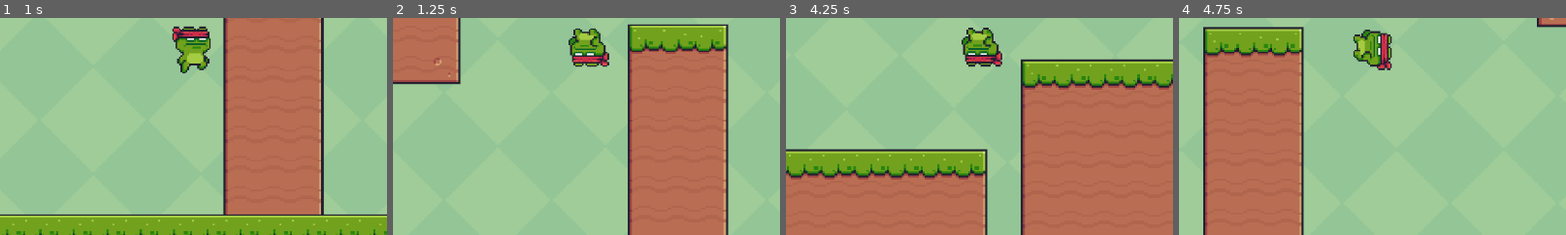
Above: before the commit, frames 1-4 (left to right).
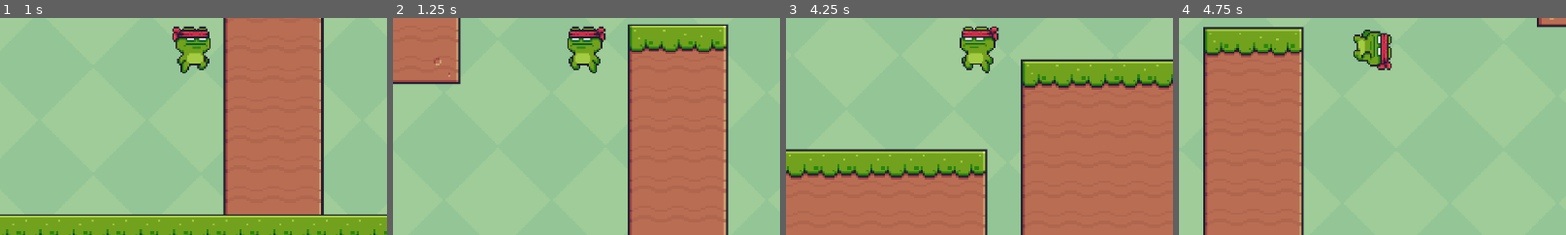
Above: after the commit, the same moments.

Repository: Yncy0/pixel-adventure-godot
Game: Godot game, scene res://main.tscn
The game is run twice, just before and just after one commit, with the same random seed, the same clock (stepped at 60 frames per second) and the same inputs.
Inputs:
- Up to frame 1 (1 s): hold D (right) from 0.53 s (still down); tap Space (jump) at 0.6, 0.77 s
- Up to frame 2 (1.25 s): keep holding D (right); tap Space (jump) at 1.07 s
- Up to frame 3 (4.25 s): tap Space (jump) at 1.35, 1.52, 1.82, 2.1, 2.85, 3.02, 3.32, 3.6, 3.77, 4.07 s; release D (right) at 2.03 s; hold A (left) 2.03-2.78 s; hold D (right) from 2.78 s (still down)
- Up to frame 4 (4.75 s): release D (right) at 4.28 s; hold A (left) from 4.28 s (still down); tap Space (jump) at 4.35, 4.52 s
The pictures show only the part of the screen within x 25-75%, y 43-93%; the shares and areas given below are measured in that part.

Frame 1 is identical in both runs. In frame 2, 1.6% of the frame differs, in the area x 45-56%, y 3-26%; in frame 3, 1.6%, in the area x 44-56%, y 3-26%; in frame 4, nothing differs.

Commit message:
fixed: animation when wall jumping

Diff:
--- a/character/_player/script/player.gd
+++ b/character/_player/script/player.gd
@@ -51,8 +51,10 @@
 		if Input.is_action_just_pressed("jump"):
 			if ray_cast_wall_l.is_colliding():
 				velocity = Vector2(WALL_JUMP_FORCE, JUMP_VELOCITY)
+				sprite.flip_h = false
 			if ray_cast_wall_r.is_colliding():
 				velocity = Vector2(-WALL_JUMP_FORCE, JUMP_VELOCITY)
+				sprite.flip_h = true
 
 func wall_slide(delta: float) -> void:
 	if is_on_wall_only():
--- a/character/_player/script/states/wall/wall_jump.gd
+++ b/character/_player/script/states/wall/wall_jump.gd
@@ -2,7 +2,7 @@
 
 func enter() -> void:
 	player.wall_jump()
-	player.sprite.play("double_jump")
+	player.sprite.play("jump")
 
 	player.jump_available = 1
 
